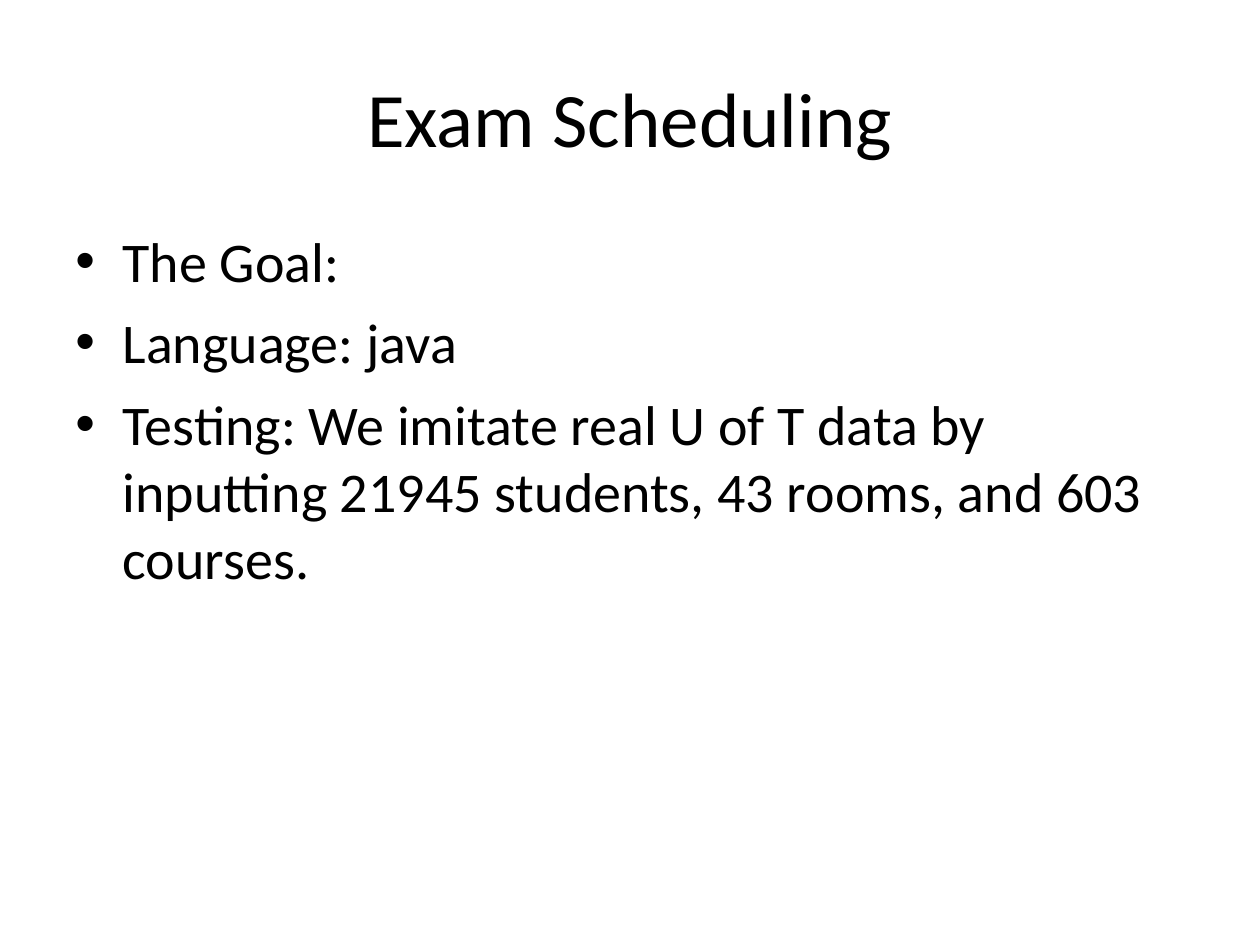
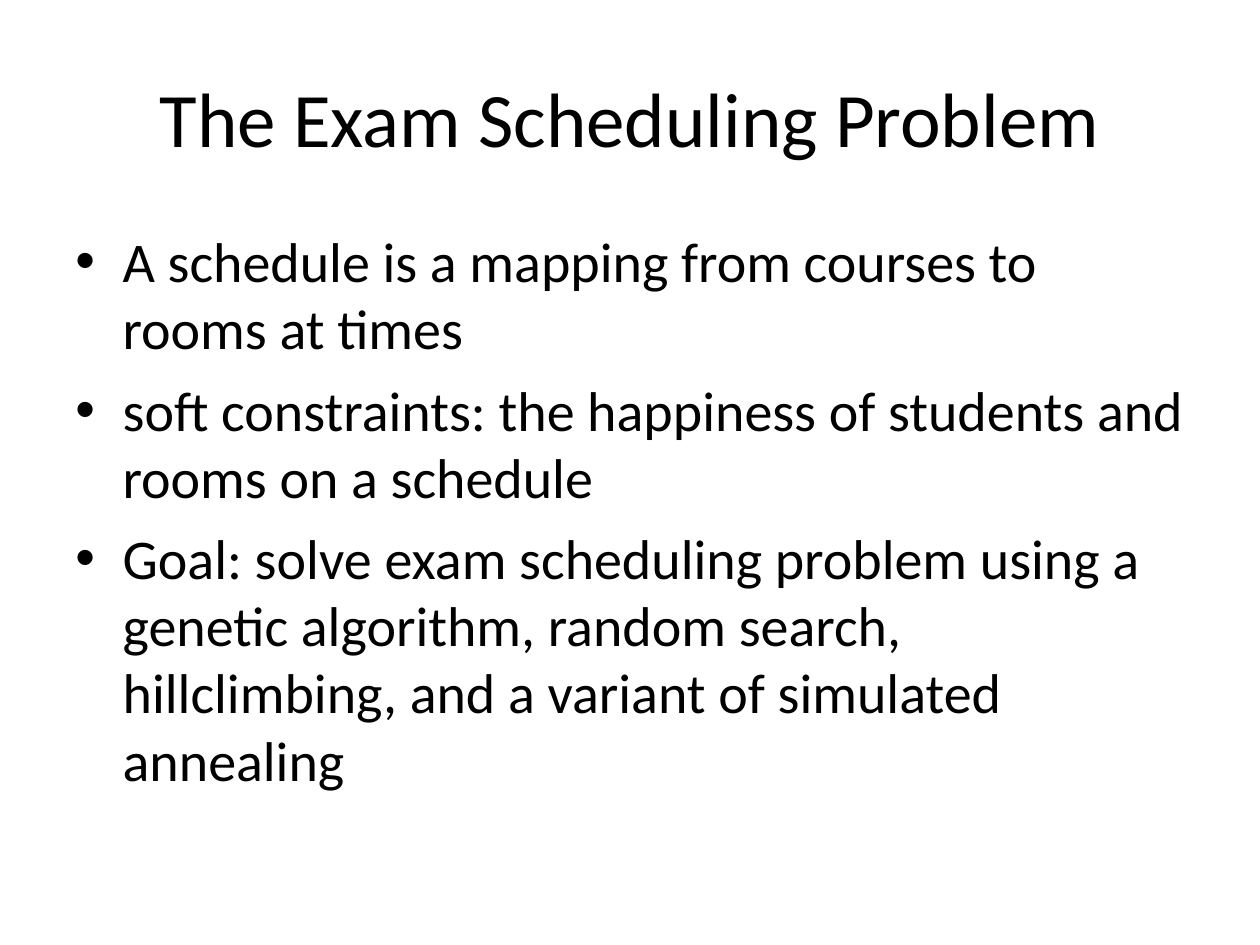
Before and after one commit to putrakoreng/csc384-genetic-algorithms-project, a slide deck: slide 1 of GA_TestBench/Data Files/presentation.ppt. Drawn at 1260x945 pixels with LibreOffice and Linux fonts; fonts in the diff are those of the drawing. Boxes give left, top, right and bottom in pixels: in the first picture for what was removed or moved away, otherwise in the second. Text is boxed around its words. In the diff, an @@ line names an element or a change of style, - is before the commit and + after.

```diff
--- a/GA_TestBench/Data Files/presentation.ppt
+++ b/GA_TestBench/Data Files/presentation.ppt
@@ title at [160, 93, 1099, 161]: text changed @@
-Exam Scheduling
+The Exam Scheduling Problem
@@ text at [123, 243, 1183, 791]: text changed @@
-• The Goal:
-• Language: java
-• Testing: We imitate real U of T data by inputting 21945 students, 43 rooms, and 603 courses.
+• A schedule is a mapping from courses to rooms at times
+• soft constraints: the happiness of students and rooms on a schedule
+• Goal: solve exam scheduling problem using a genetic algorithm, random search, hillclimbing, and a variant of simulated annealing
```
Also in this commit, not shown: 1 other slide changed, 5 slides added, 3 slides removed, 1 other file.
